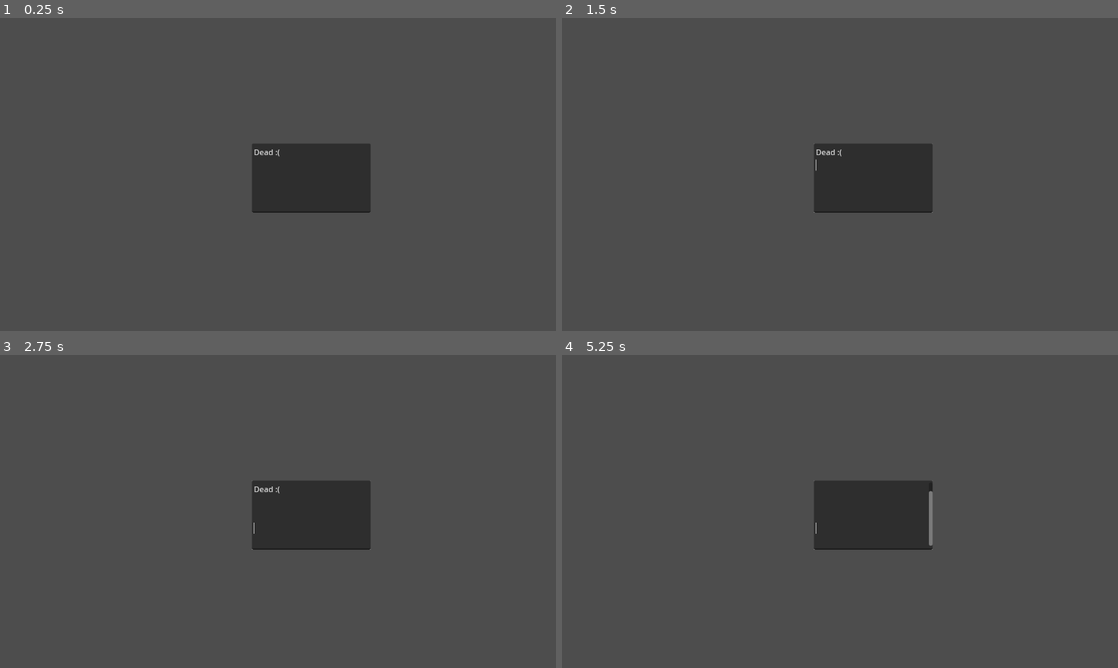
Above: before the commit, frames 1-4 (two rows, left to right).
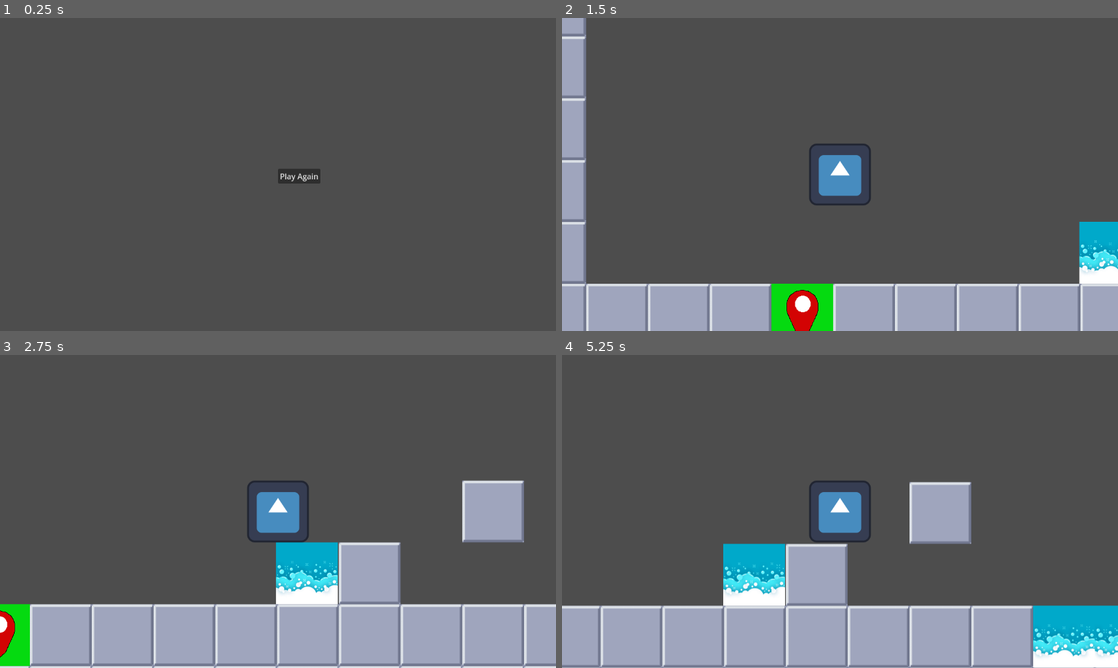
Above: after the commit, the same moments.

Repository: jack-likes-carrots/Game-Design
Game: Godot game, scene res://scenes/dead.tscn
Two runs of this game, one before a commit and one after it. Both use one fixed random seed, a clock stepped at 60 frames per second and the inputs below. This scene is started directly instead of the project's main scene. The engine's default icon, where the game draws it, is replaced by a stand-in: a white triangle on a blue panel in a dark square.
Inputs (mouse positions are in pixels of both pictures, inside the frame that each line leads up to):
- Up to frame 1 (0.25 s): no input
- Up to frame 2 (1.5 s): click (862, 177) at 0.5 s, where only the run after the commit has a clickable "Play Again"; tap Enter (ui_accept) at 1.25 s; hold Right (ui_right) from 1.28 s (still down)
- Up to frame 3 (2.75 s): keep holding Right (ui_right); tap Enter (ui_accept) at 1.52, 2.27 s
- Up to frame 4 (5.25 s): release Right (ui_right) at 2.78 s; hold Left (ui_left) 2.78-3.53 s; hold Right (ui_right) 3.53-5.03 s; tap Enter (ui_accept) at 3.77, 4.52 s; hold Left (ui_left) from 5.03 s (still down)

The runs differ from the first frame. In frame 1, 4.4% of the frame differs, in the area x 45-67%, y 40-63%; in frame 2, 25%; in frame 3, 31%, in the area x 0-100%, y 40-100%; in frame 4, 30%.

Commit message:
Ned imprve pls :)

Diff:
--- /dev/null
+++ b/prefabs/bath.tscn
@@ -0,0 +1,18 @@
+[gd_scene load_steps=4 format=3 uid="uid://dvwf46b247n6p"]
+
+[ext_resource type="Script" path="res://scenes/Area2D.gd" id="1_h3jbv"]
+[ext_resource type="Texture2D" uid="uid://xx0ulljbl31x" path="res://bubble bath.png" id="2_tb31n"]
+
+[sub_resource type="RectangleShape2D" id="RectangleShape2D_gokct"]
+size = Vector2(128, 127.5)
+
+[node name="Area2D" type="Area2D"]
+position = Vector2(2, 0)
+script = ExtResource("1_h3jbv")
+metadata/_edit_group_ = true
+
+[node name="Sprite2D" type="Sprite2D" parent="."]
+texture = ExtResource("2_tb31n")
+
+[node name="CollisionShape2D" type="CollisionShape2D" parent="."]
+shape = SubResource("RectangleShape2D_gokct")
--- a/prefabs/player.tscn
+++ b/prefabs/player.tscn
@@ -1,10 +1,13 @@
-[gd_scene load_steps=4 format=3 uid="uid://bctej106jjdu"]
+[gd_scene load_steps=5 format=3 uid="uid://bctej106jjdu"]
 
 [ext_resource type="Script" path="res://scripts/player.gd" id="1_djx3c"]
 [ext_resource type="Texture2D" uid="uid://14u6gr4t446a" path="res://icon.svg" id="2_c5vga"]
 
 [sub_resource type="RectangleShape2D" id="RectangleShape2D_v1xp8"]
 size = Vector2(128, 128)
+
+[sub_resource type="RectangleShape2D" id="RectangleShape2D_ocnra"]
+size = Vector2(139, 140)
 
 [node name="player" type="CharacterBody2D"]
 script = ExtResource("1_djx3c")
@@ -17,3 +20,11 @@
 shape = SubResource("RectangleShape2D_v1xp8")
 
 [node name="Camera2D" type="Camera2D" parent="."]
+
+[node name="Area2D" type="Area2D" parent="."]
+
+[node name="CollisionShape2D" type="CollisionShape2D" parent="Area2D"]
+position = Vector2(0.5, 0)
+shape = SubResource("RectangleShape2D_ocnra")
+
+[connection signal="body_entered" from="Area2D" to="." method="_on_area_2d_body_entered"]
--- a/scenes/Area2D.gd
+++ b/scenes/Area2D.gd
@@ -4,4 +4,4 @@
 
 func _on_body_entered(body):
 	if body.name == "player":
-		get_tree().change_scene_to_file("res://scenes/Dead.tscn")
+		get_tree().change_scene_to_file("res://scenes/dead.tscn")
--- /dev/null
+++ b/scenes/Button.gd
@@ -0,0 +1,15 @@
+extends Button
+
+
+# Called when the node enters the scene tree for the first time.
+func _ready():
+	pass # Replace with function body.
+
+
+# Called every frame. 'delta' is the elapsed time since the previous frame.
+func _process(delta):
+	pass
+
+
+func _on_pressed():
+	get_tree().change_scene_to_file("res://scenes/level_1.tscn")
--- a/scenes/dead.tscn
+++ b/scenes/dead.tscn
@@ -1,10 +1,15 @@
-[gd_scene format=3 uid="uid://bdmgfhhmn4glj"]
+[gd_scene load_steps=2 format=3 uid="uid://bdmgfhhmn4glj"]
+
+[ext_resource type="Script" path="res://scenes/Button.gd" id="1_7ikjy"]
 
 [node name="Dead" type="Node2D"]
 
-[node name="TextEdit" type="TextEdit" parent="."]
-offset_left = 522.0
-offset_top = 260.0
-offset_right = 768.0
-offset_bottom = 403.0
-text = "Dead :("
+[node name="Button" type="Button" parent="."]
+offset_left = 576.0
+offset_top = 312.0
+offset_right = 664.0
+offset_bottom = 343.0
+text = "Play Again"
+script = ExtResource("1_7ikjy")
+
+[connection signal="pressed" from="Button" to="Button" method="_on_pressed"]
--- a/scenes/level_1.tscn
+++ b/scenes/level_1.tscn
@@ -6,8 +6,6 @@
 [ext_resource type="Texture2D" uid="uid://bo8ogbbu3i6ax" path="res://kenney.nl/New Piskel (1).png" id="3_molty"]
 [ext_resource type="Texture2D" uid="uid://ck7rt7j7tcfjy" path="res://image (1).png" id="4_6kddi"]
 [ext_resource type="Texture2D" uid="uid://xx0ulljbl31x" path="res://bubble bath.png" id="4_rqhn4"]
-[ext_resource type="Script" path="res://scenes/Area2D.gd" id="7_thxo6"]
-[ext_resource type="Texture2D" uid="uid://dbyat70wyhdee" path="res://istockphoto-1288123289-612x612 (1).png" id="8_out4x"]
 
 [sub_resource type="TileSetAtlasSource" id="TileSetAtlasSource_jhguc"]
 texture = ExtResource("3_molty")
@@ -47,8 +45,18 @@
 sources/1 = SubResource("TileSetAtlasSource_jhguc")
 sources/3 = SubResource("TileSetAtlasSource_w4afm")
 
-[sub_resource type="RectangleShape2D" id="RectangleShape2D_gokct"]
-size = Vector2(128, 127.5)
+[sub_resource type="TileSetAtlasSource" id="TileSetAtlasSource_0xvk8"]
+texture = ExtResource("4_rqhn4")
+texture_region_size = Vector2i(128, 128)
+0:0/0 = 0
+0:0/0/physics_layer_0/linear_velocity = Vector2(0, 0)
+0:0/0/physics_layer_0/angular_velocity = 0.0
+0:0/0/physics_layer_0/polygon_0/points = PackedVector2Array(-64, -64, 64, -64, 64, 64, -64, 64)
+
+[sub_resource type="TileSet" id="TileSet_dsmwi"]
+tile_size = Vector2i(128, 128)
+physics_layer_0/collision_layer = 1
+sources/1 = SubResource("TileSetAtlasSource_0xvk8")
 
 [node name="level 1" type="Node2D"]
 
@@ -64,13 +72,7 @@
 format = 2
 layer_0/tile_data = PackedInt32Array(196608, 5, 0, 196609, 5, 0, 196610, 5, 0, 196611, 5, 0, 196612, 5, 0, 196613, 5, 0 …(11636 unchanged characters)…
 
-[node name="Area2D" type="Area2D" parent="."]
-script = ExtResource("7_thxo6")
-
-[node name="Sprite2D" type="Sprite2D" parent="Area2D"]
-position = Vector2(-64, 320)
-texture = ExtResource("8_out4x")
-
-[node name="CollisionShape2D" type="CollisionShape2D" parent="Area2D"]
-position = Vector2(-64, 319.75)
-shape = SubResource("RectangleShape2D_gokct")
+[node name="Bubbles" type="TileMap" parent="."]
+tile_set = SubResource("TileSet_dsmwi")
+format = 2
+layer_0/tile_data = PackedInt32Array(131073, 1, 0)
--- a/scripts/player.gd
+++ b/scripts/player.gd
@@ -32,3 +32,8 @@
 	#respawn
 	if position.y > 900:
 		position = start_position
+
+
+func _on_area_2d_body_entered(body):
+	if body.name == "Bubbles":
+		print("Die")
Not shown: 1 places in scenes/level_1.tscn that only renumber resources
